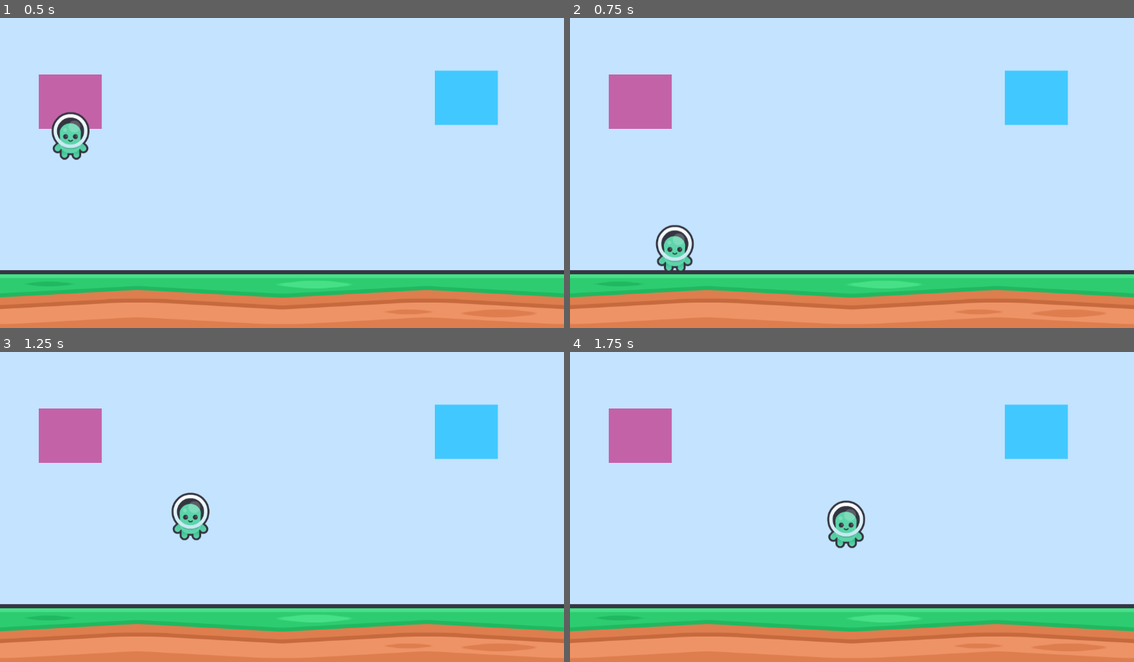
Above: before the commit, frames 1-4 (two rows, left to right).
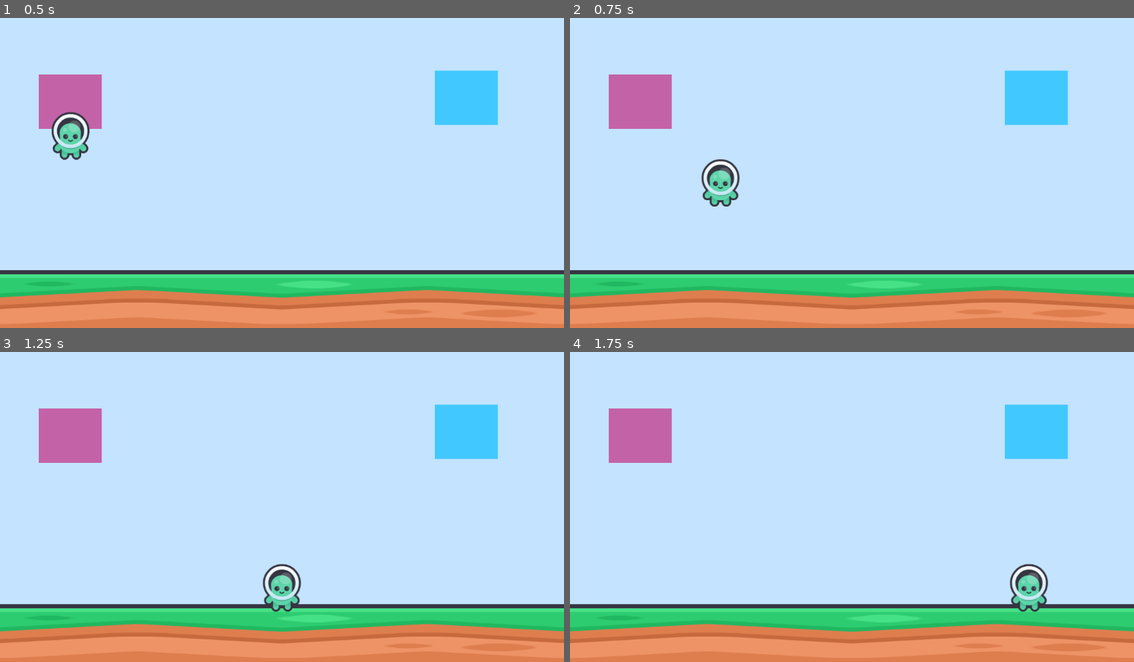
Above: after the commit, the same moments.

Repository: ShayLuan/GameDevTest
Game: Godot game, scene res://Example2World/Scenes/area_2d.tscn
The game is run twice, just before and just after one commit, with the same random seed, the same clock (stepped at 60 frames per second) and the same inputs. This scene is started directly instead of the project's main scene.
Inputs:
- Up to frame 1 (0.5 s): no input
- Up to frame 2 (0.75 s): tap Enter (ui_accept) at 0.5 s; hold Right (ui_right) from 0.53 s (still down); tap Shift (dash, bound only after the commit) at 0.6 s
- Up to frame 3 (1.25 s): keep holding Right (ui_right); tap Space (jump) at 0.77 s
- Up to frame 4 (1.75 s): keep holding Right (ui_right); tap Shift (dash, bound only after the commit) at 1.35 s; tap Space (jump) at 1.52 s

Frame 1 is identical in both runs. In frame 2, 1.5% of the frame differs, in the area x 15-31%, y 45-82%; in frame 3, 1.5%; in frame 4, 1.5%.

Commit message:
dash signals bound

Diff:
--- a/Signals/signals/Example2World/Player/character.gd
+++ b/Signals/signals/Example2World/Player/character.gd
@@ -79,3 +79,7 @@
 			velocity.x = move_toward(velocity.x, 0, MOVE_SPEED)
 
 	move_and_slide()
+
+func _on_dash_timer_timeout() -> void:
+	is_dashing = false
+	dash_timer.stop()
--- a/Signals/signals/Example2World/Player/character.tscn
+++ b/Signals/signals/Example2World/Player/character.tscn
@@ -19,3 +19,5 @@
 [node name="CollisionShape2D" type="CollisionShape2D" parent="." unique_id=1123540114]
 position = Vector2(0, 14)
 shape = SubResource("CapsuleShape2D_mpvkf")
+
+[connection signal="timeout" from="Player/DashTimer" to="." method="_on_dash_timer_timeout"]
--- a/Signals/signals/project.godot
+++ b/Signals/signals/project.godot
@@ -56,7 +56,8 @@
 }
 dash={
 "deadzone": 0.2,
-"events": []
+"events": [Object(InputEventKey,"resource_local_to_scene":false,"resource_name":"","device":-1,"window_id":0,"alt_pressed":false,"shift_pressed":false,"ctrl_pressed":false,"meta_pressed":false,"pressed":false,"keycode":0,"physical_keycode":4194325,"key_label":0,"unicode":0,"location":0,"echo":false,"script":null)
+]
 }
 
 [physics]
